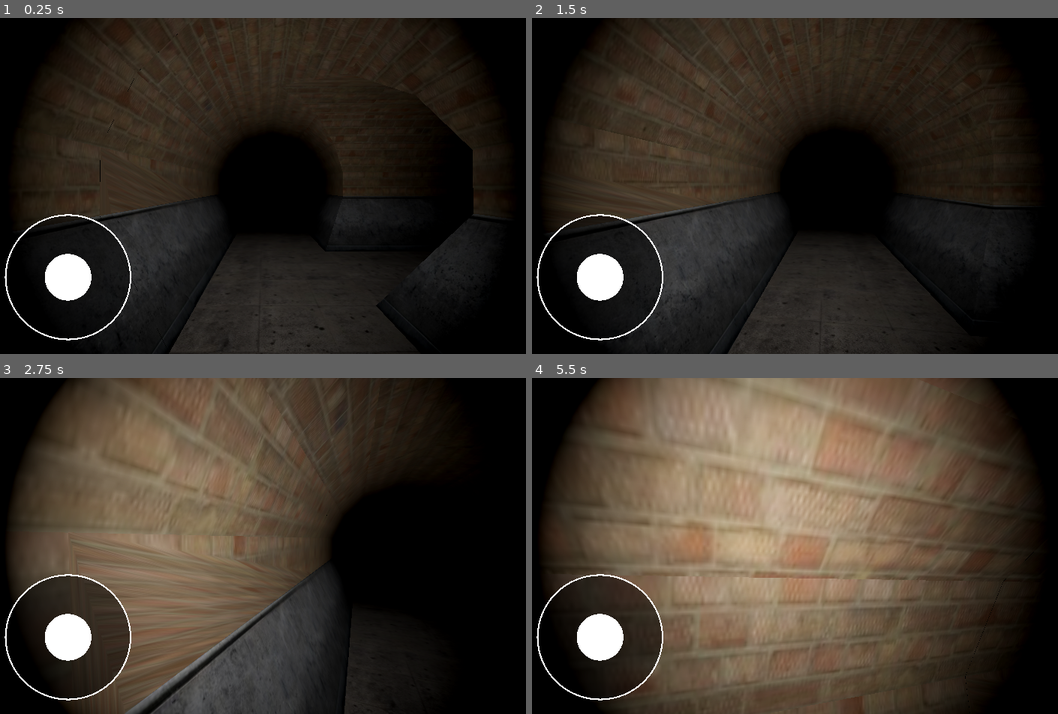
Above: before the commit, frames 1-4 (two rows, left to right).
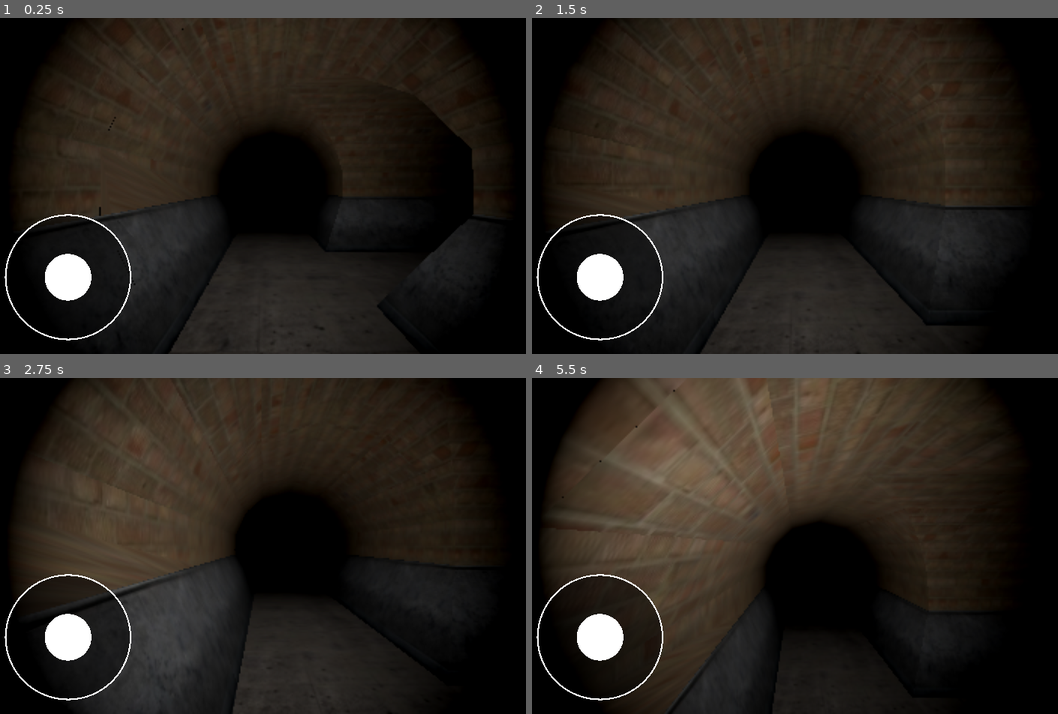
Above: after the commit, the same moments.

Repository: fimlnwza007/Sewer
Game: Godot game, scene res://scenes/main.tscn
Two runs of this game, one before a commit and one after it. Both use one fixed random seed, a clock stepped at 60 frames per second and the inputs below.
Inputs (mouse positions are in pixels of both pictures, inside the frame that each line leads up to):
- Up to frame 1 (0.25 s): no input
- Up to frame 2 (1.5 s): tap Enter (ui_accept) at 0.5, 0.77 s; move the mouse to (763, 253) at 0.52 s; hold Up (ui_up) 0.53-1.25 s; tap A (a) at 0.6 s; click (763, 253) at 0.67 s; tap D (d) at 0.8 s; drag from (973, 236) to (763, 253) at 1.27 s
- Up to frame 3 (2.75 s): tap Enter (ui_accept) at 2 s; move the mouse to (84, 495) at 2.02 s; hold Left (ui_left) from 2.03 s (still down); tap S (s) at 2.1 s; click (84, 495) at 2.17 s; tap W (w) at 2.3 s
- Up to frame 4 (5.5 s): release Left (ui_left) at 2.75 s; drag from (826, 546) to (616, 495) at 2.77 s; tap Enter (ui_accept) at 3.5, 3.77, 5 s; move the mouse to (705, 462) at 3.52 s; hold Down (ui_down) 3.53-4.25 s; tap A (a) at 3.6 s; click (705, 462) at 3.67 s; tap D (d) at 3.8 s; drag from (926, 529) to (705, 462) at 4.27 s; move the mouse to (674, 562) at 5.02 s; hold Up (ui_up) from 5.03 s (still down); tap S (s) at 5.1 s; click (674, 562) at 5.17 s; tap W (w) at 5.3 s

The runs differ from the first frame. In frame 1, less than 0.1% of the frame differs, in the area x 18-91%, y 3-100%; in frame 2, 6.5%; in frame 3, 52%; in frame 4, 68%, in the area x 5-96%, y 0-100%.
Error after the commit: Parse Error: Cannot infer the type of "delta" variable because the value doesn't have a set type. (res://scripts/look_zone.gd:44)

Commit message:
reduce resolution for performance and fixed a bug

Diff:
--- a/project.godot
+++ b/project.godot
@@ -14,6 +14,10 @@
 run/main_scene="uid://dodoq13q33uxf"
 config/features=PackedStringArray("4.6", "Mobile")
 config/icon="res://icon.svg"
+
+[autoload]
+
+Auto="*uid://dfgmo3d4hlf3h"
 
 [input]
 
--- a/scenes/main.tscn
+++ b/scenes/main.tscn
@@ -35,12 +35,7 @@
 light_energy = 2.396
 shadow_enabled = true
 
-[node name="control panal" type="Control" parent="." unique_id=1383072450]
-layout_mode = 3
-anchors_preset = 2
-anchor_top = 1.0
-anchor_bottom = 1.0
-grow_vertical = 0
+[node name="control panal" type="CanvasLayer" parent="." unique_id=1383072450]
 
 [node name="Controller" parent="control panal" unique_id=1460339295 instance=ExtResource("1_o5qli")]
 layout_mode = 1
@@ -69,11 +64,6 @@
 script = ExtResource("4_lkzon")
 player_path = NodePath("../../player")
 
-[node name="Control" type="Control" parent="control panal" unique_id=1785360666]
-anchors_preset = 0
-offset_right = 40.0
-offset_bottom = 40.0
-
 [node name="Sewers" parent="." unique_id=1127065410 instance=ExtResource("2_0wfyh")]
 
 [node name="player" parent="." unique_id=1574290815 instance=ExtResource("3_sugp2")]
--- /dev/null
+++ b/scripts/auto.gd
@@ -0,0 +1,6 @@
+extends Node
+
+
+# Called when the node enters the scene tree for the first time.
+func _ready() -> void:
+	get_viewport().scaling_3d_scale = 0.5
--- a/scripts/look_zone.gd
+++ b/scripts/look_zone.gd
@@ -1,5 +1,4 @@
 ## โซนด้านขวาของจอสำหรับหันหน้า (มือถือ)
-## วางทับพื้นที่ครึ่งขวาของจอ ตรวจจับ drag เพื่อส่งให้ player หันหน้า
 extends Control
 
 ## ความไวในการหันหน้า
@@ -8,49 +7,50 @@
 ## Path ไปยัง player node
 @export var player_path: NodePath
 
-## เก็บ index ของ touch event ที่กำลัง drag อยู่
 var _touch_index: int = -1
+var _last_position: Vector2 = Vector2.ZERO
+var _accumulated_look: Vector2 = Vector2.ZERO
 var _player: CharacterBody3D = null
 
 func _ready() -> void:
-	# MOUSE_FILTER_STOP เสมอ — รับทั้ง touch จริงและ InputEventScreenDrag
-	# ที่มาจาก emulate_touch_from_mouse บน PC
-	mouse_filter = Control.MOUSE_FILTER_STOP
-	# resolve player หลัง scene พร้อม
+	mouse_filter = Control.MOUSE_FILTER_IGNORE
 	if player_path:
 		_player = get_node_or_null(player_path)
 	if _player == null:
-		# fallback: หา player จาก root
 		_player = get_tree().get_root().find_child("player", true, false)
 
 func _is_in_zone(pos: Vector2) -> bool:
 	var vp_size: Vector2 = get_viewport().get_visible_rect().size
-	return (
-		pos.x >= vp_size.x * anchor_left and
-		pos.x <= vp_size.x * anchor_right and
-		pos.y >= vp_size.y * anchor_top and
-		pos.y <= vp_size.y * anchor_bottom
-	)
+	# ครึ่งขวาของหน้าจอ
+	return pos.x >= vp_size.x * 0.45 and pos.y >= 0.0 and pos.y <= vp_size.y
 
 func _input(event: InputEvent) -> void:
 	if event is InputEventScreenTouch:
-		_on_touch(event)
+		if event.pressed and _touch_index == -1:
+			if _is_in_zone(event.position):
+				_touch_index = event.index
+				_last_position = event.position
+				_accumulated_look = Vector2.ZERO
+				get_viewport().set_input_as_handled()
+		elif not event.pressed and event.index == _touch_index:
+			_touch_index = -1
+			_accumulated_look = Vector2.ZERO
+			get_viewport().set_input_as_handled()
+
 	elif event is InputEventScreenDrag:
-		_on_drag(event)
+		if event.index == _touch_index:
+			# คำนวณ delta เองจาก position ของนิ้วนี้โดยเฉพาะ
+			# เพื่อแก้ปัญหาบั๊ก event.relative ของ Godot ที่คำนวณสลับนิ้วเวลาแตะ 2 นิ้วพร้อมกัน
+			var delta := event.position - _last_position
+			_last_position = event.position
 
-func _on_touch(event: InputEventScreenTouch) -> void:
-	if event.pressed and _touch_index == -1:
-		if _is_in_zone(event.position):
-			_touch_index = event.index
+			# ป้องกันค่ากระโดดผิดปกติ (Spike guard)
+			if delta.length() < 250.0:
+				_accumulated_look += delta * look_sensitivity
+
 			get_viewport().set_input_as_handled()
-	elif not event.pressed and event.index == _touch_index:
-		_touch_index = -1
-		get_viewport().set_input_as_handled()
 
-func _on_drag(event: InputEventScreenDrag) -> void:
-	if event.index != _touch_index:
-		return
-	if _player == null:
-		return
-	_player.apply_look_delta(event.relative * look_sensitivity)
-	get_viewport().set_input_as_handled()
+func _process(_delta: float) -> void:
+	if _accumulated_look != Vector2.ZERO and _player != null:
+		_player.apply_look_delta(_accumulated_look)
+		_accumulated_look = Vector2.ZERO
Not shown, added: scripts/auto.gd.uid
